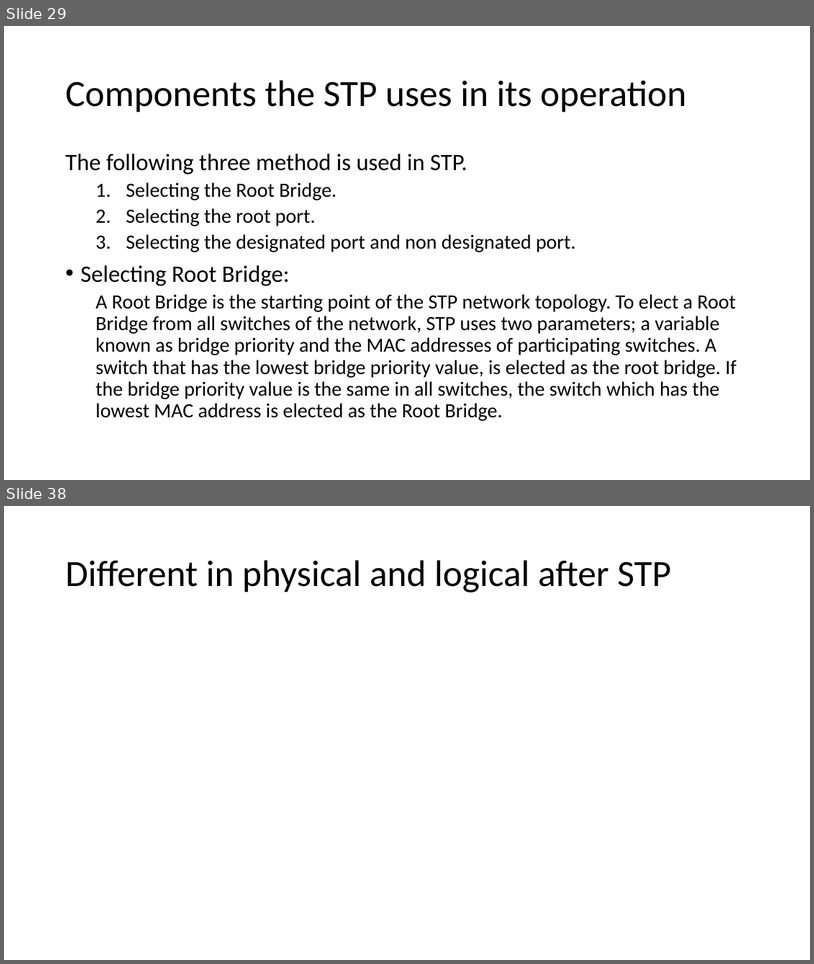
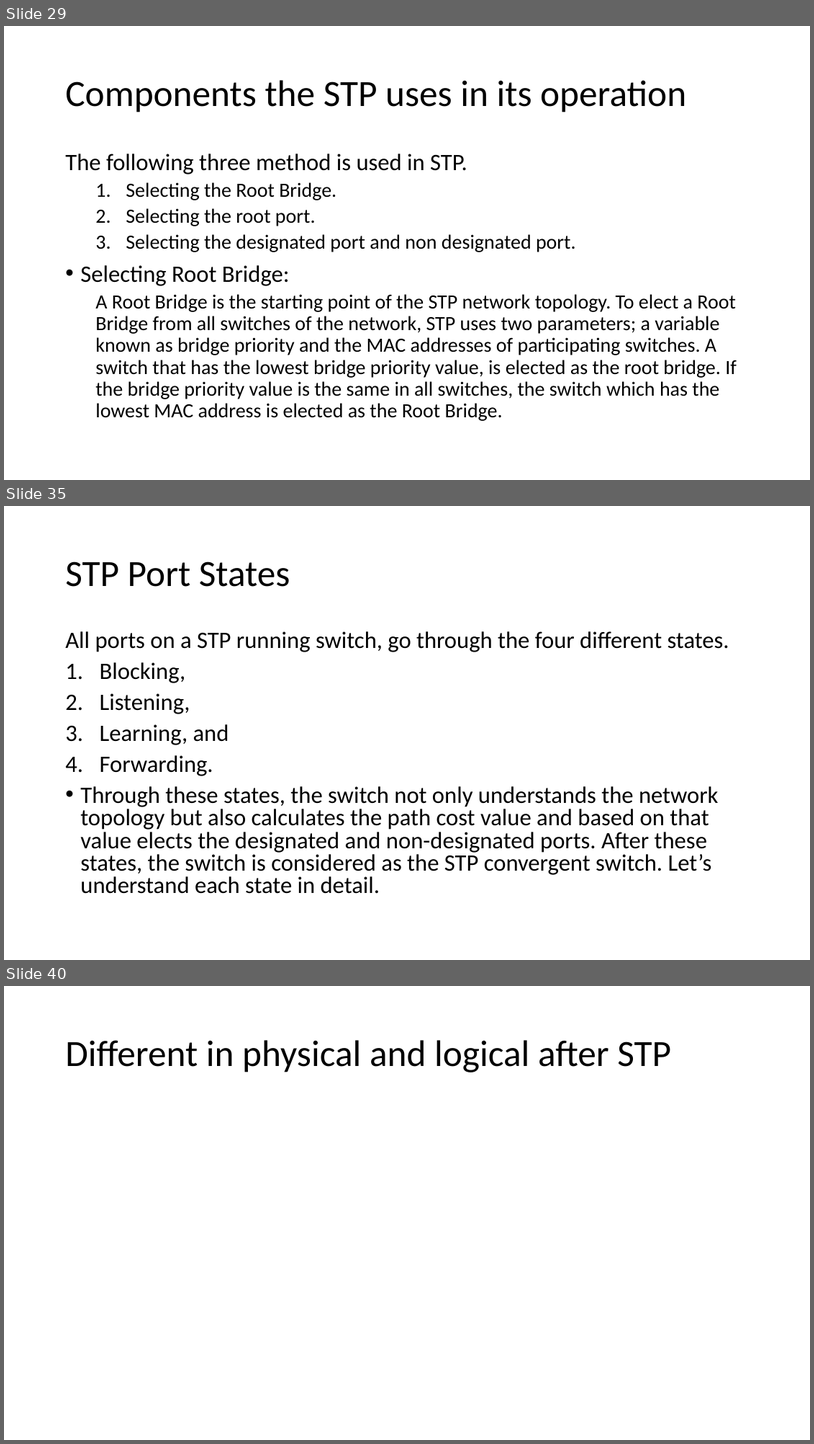
Before and after one commit to MuhammadHaseebAmjad/Networking, a slide deck: CCNA_LAB.pptx. Shown one above the other, each under a label of ours: slides 29 and 38 before the commit, slides 29, 35 and 40 after it; the slides between them are not shown. The pictures are 814x964 and 814x1444 pixels, drawn with LibreOffice and Linux fonts; fonts in the diff are those of the drawing. Boxes give left, top, right and bottom in pixels: in the first picture for what was removed or moved away, otherwise in the second. Text is boxed around its words. In the diff, an @@ line names an element or a change of style, - is before the commit and + after.

```diff
--- a/CCNA_LAB.pptx
+++ b/CCNA_LAB.pptx
@@ slide 35 added at box(4, 506, 810, 960), background #FFFFFF @@
@@ title added at box(65, 561, 291, 587), 44 pt, text #000000 @@
+STP Port States
@@ text added at box(65, 631, 730, 893), 28 pt, text #000000 @@
+All ports on a STP running switch, go through the four different states.
+1. Blocking,
+2. Listening,
+3. Learning, and
+4. Forwarding.
+• Through these states, the switch not only understands the network topology but also calculates the path cost value and based on that value elects the designated and non-designated ports. After these states, the switch is considered as the STP convergent switch. Let’s understand each state in detail.
@@ what was slide 38 is now slide 40 @@
```
Also in this commit, not shown: 2 slides changed, 7 other slides added, 8 slides removed.
